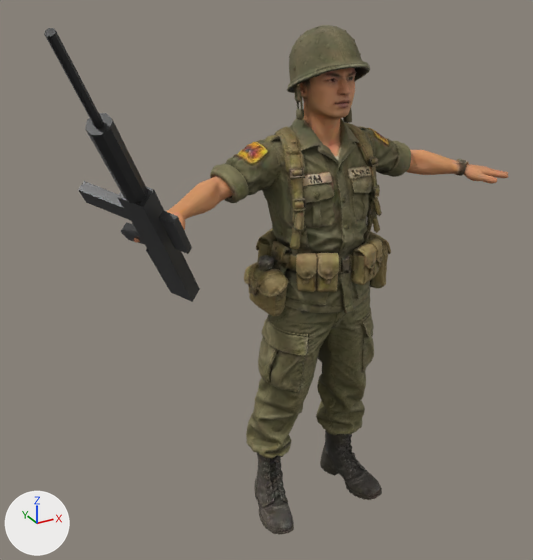
One commit to the glTF model vietsu/static/khong-gian/thanh-co-quang-tri/models/vnch.glb: the scene before it, then after it.
Both versions are drawn from a 50 mm camera at (-1.23, -1.87, 1.87) aimed at (-0.26, -0.1, 0.99). Arrows for +X, +Y and +Z are at lower left; the lights stay in place. The picture after the commit comes second. Where no turn or scale is listed for an object, it has been applied to the vertices. Vertices at exactly the same position are counted once.

Objects in the first picture: 'Sung_M16_V2', 'VNCH_V2_Nguoi'.
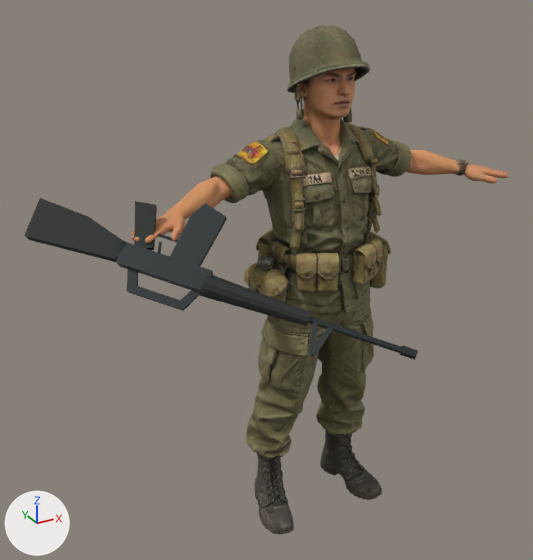
Changed parts and their boxes [x1, y1, x2, y2] in the pictures (533 x 560 px):
'Sung_M16_V2', reshaped, moved, turned, rescaled
    before: [44, 28, 200, 302]
    after: [24, 198, 418, 360]
part 1 of me_sung_m16, added
    after: [308, 316, 402, 353]
part 2 of me_sung_m16, added
    after: [400, 346, 418, 360]
part 3 of me_sung_m16, added (black)
    after: [200, 275, 311, 326]
part 4 of me_sung_m16, rebuilt
    before: [146, 249, 200, 302]
    after: [24, 198, 127, 262]
part 5 of me_sung_m16, rebuilt (58% wider, 30% shorter)
    before: [118, 187, 179, 262]
    after: [116, 241, 213, 293]
part 6 of me_sung_m16, rebuilt (121% wider)
    before: [159, 211, 192, 254]
    after: [127, 267, 201, 311]
part 7 of me_sung_m16, rebuilt
    before: [121, 222, 144, 244]
    after: [134, 201, 157, 250]
part 8 of me_sung_m16, rebuilt
    before: [78, 181, 130, 220]
    after: [170, 203, 227, 266]
part 9 of me_sung_m16, added
    after: [158, 234, 178, 242]
part 10 of me_sung_m16, added
    after: [310, 323, 333, 356]
part 11 of me_sung_m16, deleted
    before: [44, 28, 104, 128]
part 12 of me_sung_m16, deleted
    before: [85, 113, 147, 203]

Edits to the bpy script that builds the scene:
```text
Change me_sung_m16:
    used by ob_sung_m16_v2; location = (-0.726, -0.258, 1.366); rotation_euler = (1.285, 0.687, -2.683), in degrees (74, 39, -154); scale = (-0.535, -0.535, -0.535)
    remove me_sung_m16.from_pydata(...)  # 72 vertices, 116 faces; spans x -0.05..0.05, y -1.0..1.0, z -0.26..0.26
    remove me_sung_m16.materials.append(mat_thepsung)  # dark grey #3f3f3f
    add me_sung_m16.from_pydata(...)  # 502 vertices, 908 faces; spans x -0.06..0.06, y -1.0..1.0, z -0.28..0.28
    me_sung_m16 part 1: a new loose piece, a 12-sided cylinder along y spanning x -0.017..0.017, y -0.925..-0.458, z 0.094..0.128, in mat_gd10_thepsung_phosphate (dark grey #3a3e3f)
    me_sung_m16 part 2: a new loose piece, a 12-sided cylinder along y spanning x -0.024..0.024, y -1.0..-0.925, z 0.087..0.136, in mat_gd10_thepsung_phosphate (dark grey #3a3e3f)
    me_sung_m16 part 3: a new loose piece, a 12-sided cut cone along y (radius 0.04 at the low end, 0.06 at the high end) spanning x -0.06..0.06, y -0.46..0.08, z 0.05..0.17, in mat_gd10_m16_nhuaden (black #262a29)
    me_sung_m16 part 4: the loose piece of 8 vertices spanning x -0.04..0.04, y 0.48..1.0, z 0.0..0.14 is rebuilt with 10 vertices and now spans x -0.04..0.04, y 0.5..1.0, z -0.03..0.17, in mat_gd10_m16_nhuaden (black #262a29)
    me_sung_m16 part 5: the loose piece of 8 vertices spanning x -0.05..0.05, y -0.05..0.48, z 0.02..0.15 is rebuilt with 8 vertices and now spans x -0.04..0.04, y 0.05..0.53, z 0.04..0.15, in mat_gd10_thepsung_phosphate (dark grey #3a3e3f)
    me_sung_m16 part 6: the loose piece of 8 vertices spanning x -0.02..0.02, y 0.07..0.36, z 0.18..0.26 is rebuilt with 16 vertices and now spans x -0.02..0.02, y 0.08..0.47, z 0.15..0.27, in mat_gd10_thepsung_phosphate (dark grey #3a3e3f)
    me_sung_m16 part 7: the loose piece of 8 vertices spanning x -0.03..0.03, y 0.36..0.48, z -0.13..0.05 is rebuilt with 8 vertices and now spans x -0.03..0.03, y 0.38..0.55, z -0.19..0.06, in mat_gd10_m16_nhuaden (black #262a29)
    me_sung_m16 part 8: the loose piece of 8 vertices spanning x -0.03..0.03, y 0.1..0.21, z -0.26..0.02 is rebuilt with 10 vertices and now spans x -0.03..0.03, y 0.09..0.29, z -0.28..0.05, in mat_gd10_thepsung_phosphate (dark grey #3a3e3f)
    me_sung_m16 part 9: a new loose piece of 44 vertices spanning x -0.01..0.01, y 0.25..0.43, z -0.06..0.04, in mat_gd10_thepsung_phosphate (dark grey #3a3e3f)
    me_sung_m16 part 10: a new loose piece of 14 vertices spanning x -0.01..0.01, y -0.58..-0.48, z 0.11..0.27, in mat_gd10_thepsung_phosphate (dark grey #3a3e3f)
    me_sung_m16 part 11: the loose piece of 16 vertices spanning x -0.02..0.02, y -1.0..-0.53, z 0.07..0.11 is deleted
    me_sung_m16 part 12: 16 vertices removed from x -0.05..0.05, y -0.53..-0.05, z 0.04..0.14
    other edits to the shape of me_sung_m16 do not show in these pictures
    add me_sung_m16.materials.append(mat_gd10_thepsung_phosphate)  # dark grey #3a3e3f
    add me_sung_m16.materials.append(mat_gd10_m16_nhuaden)  # black #262a29
Change ob_sung_m16_v2:
    ob_sung_m16_v2.location: (-0.726, -0.258, 1.366) -> (-0.464, -0.272, 1.125)
    ob_sung_m16_v2.rotation_euler: (1.285, 0.687, -2.683) -> (-0.327, -2.524, 1.07)  # degrees (74, 39, -154) -> degrees (-19, -145, 61)
    ob_sung_m16_v2.scale: (-0.535, -0.535, -0.535) -> (0.525, 0.525, 0.525)
```
